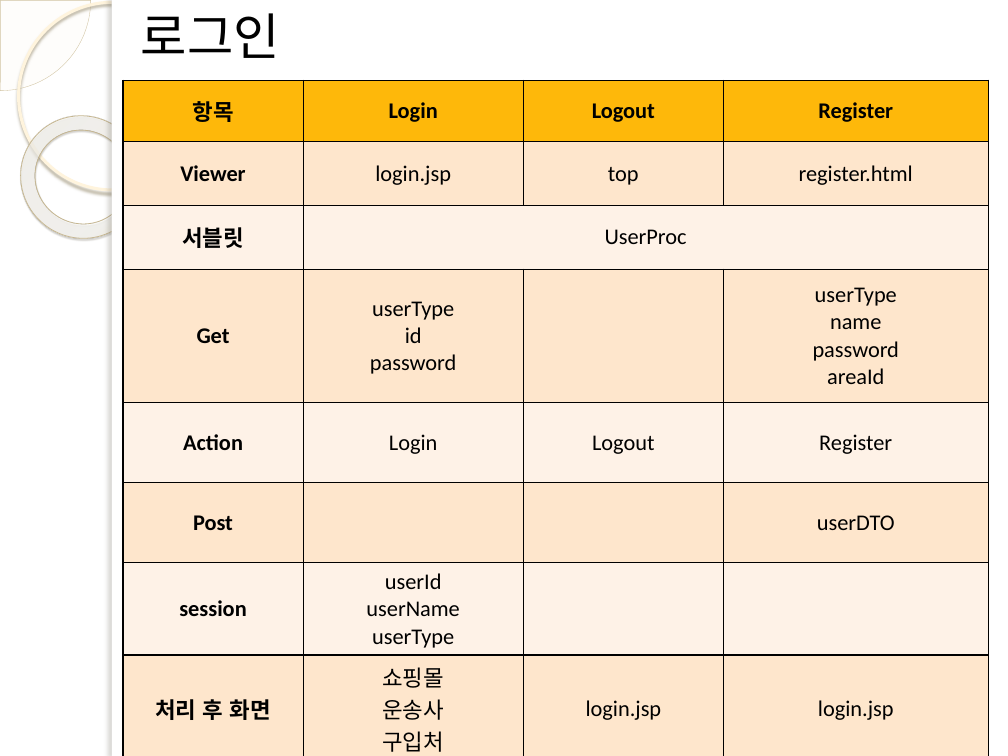
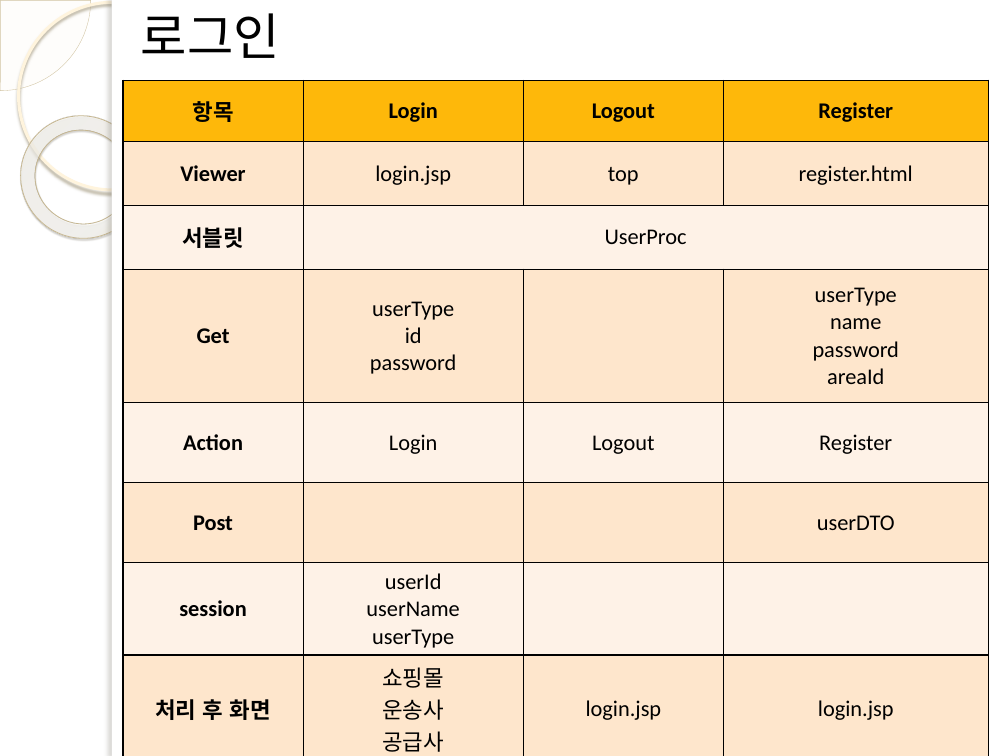
Before and after one commit to lx9203/fulfillmentBlue, a slide deck: slide 3 of BluePPT.pptx. Drawn at 1008x756 pixels with LibreOffice and Linux fonts; fonts in the diff are those of the drawing; background and template pictures are left out. Boxes give left, top, right and bottom in pixels: in the first picture for what was removed or moved away, otherwise in the second. Text is boxed around its words. In the diff, an @@ line names an element or a change of style, - is before the commit and + after.

```diff
--- a/BluePPT.pptx
+++ b/BluePPT.pptx
@@ table at (123,81,989,756) @@
-row 8, column 2: 쇼핑몰 / 운송사 / 구입처
+row 8, column 2: 쇼핑몰 / 운송사 / 공급사
```
Also in this commit, not shown: 4 other slides changed, 1 other file.
